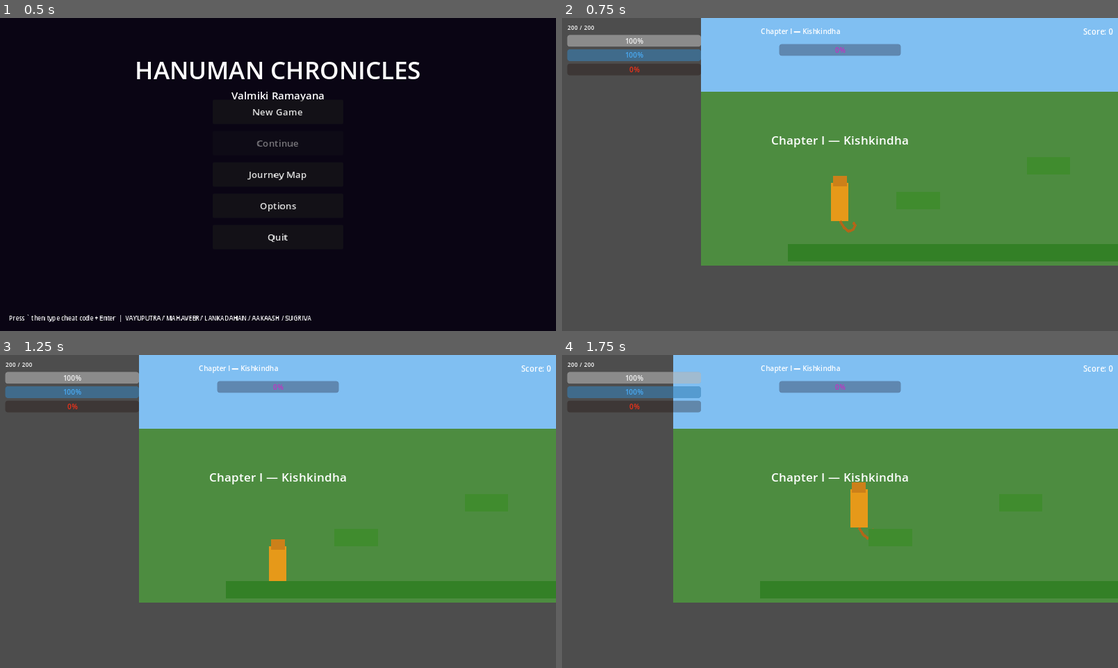
Above: before the commit, frames 1-4 (two rows, left to right).
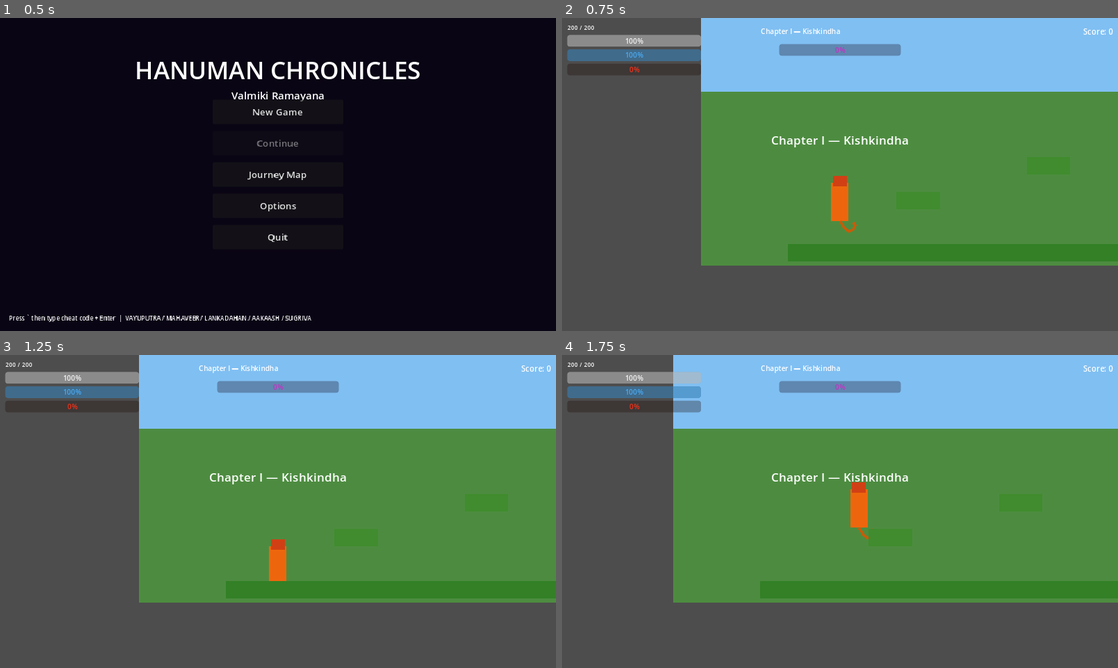
Above: after the commit, the same moments.

Repository: sushritha22496-lang/MediShift
Game: Godot game, scene res://scenes/main_menu.tscn
Same seed, same stepped clock (60 frames per second), same inputs: the game is played once before the commit and once after it.
Inputs:
- Up to frame 1 (0.5 s): no input
- Up to frame 2 (0.75 s): click "New Game" at 0.5 s
- Up to frame 3 (1.25 s): no input
- Up to frame 4 (1.75 s): tap Enter at 1.25 s; hold D (move_right) from 1.28 s (still down); tap Ctrl (attack) at 1.35 s; tap Space (jump) at 1.52 s; tap 1 (mahima) at 1.55 s

Frame 1 is identical in both runs. In frame 2, 0.4% of the frame differs, in the area x 48-52%, y 50-65%; in frame 3, 0.4%; in frame 4, 0.4%, in the area x 51-55%, y 40-56%.

Commit message:
Ground visuals and powers in Valmiki Ramayana source material
Researched traditional Hindu iconography and the canonical ashta siddhis:
- Hanuman recolored to authentic vermilion/saffron (sindoor tradition)
  rather than generic orange-brown
- Ravana's eyes changed to coppery-red per Valmiki's description
- Lanka's golden-city backdrops brightened toward the 'golden hued
  archways, terraces of gold' imagery from Sundara Kanda / Yuddha Kanda
- Added Garima (the 8th ashta siddhi, become immovable/heavy) as a real
  power: knockback immunity, 30% damage reduction, slower movement.
  This is the siddhi Valmiki credits with Bhima being unable to budge
  Hanuman's tail. Unlocked alongside Mahima/Anima/Laghima in Chapter 2.

Diff:
--- a/project.godot
+++ b/project.godot
@@ -90,6 +90,11 @@
 "events": [Object(InputEventKey,"resource_local_to_scene":false,"resource_name":"","device":-1,"window_id":0,"alt_press …(192 unchanged characters)…
 ]
 }
+garima={
+"deadzone": 0.5,
+"events": [Object(InputEventKey,"resource_local_to_scene":false,"resource_name":"","device":-1,"window_id":0,"alt_pressed":false,"shift_pressed":false,"ctrl_pressed":false,"meta_pressed":false,"pressed":false,"keycode":0,"physical_keycode":52,"key_label":0,"unicode":52,"location":0,"echo":false,"script":null)
+]
+}
 pause={
 "deadzone": 0.5,
 "events": [Object(InputEventKey,"resource_local_to_scene":false,"resource_name":"","device":-1,"window_id":0,"alt_press …(195 unchanged characters)…
--- a/scenes/chapters/ch3_lanka_stealth.tscn
+++ b/scenes/chapters/ch3_lanka_stealth.tscn
@@ -44,7 +44,7 @@
 offset_top = 50.0
 offset_right = 3800.0
 offset_bottom = 700.0
-color = Color(0.4, 0.3, 0.05, 1)
+color = Color(0.52, 0.4, 0.09, 1)
 
 [node name="Ground" type="StaticBody2D" parent="."]
 position = Vector2(2000, 700)
--- a/scenes/chapters/ch4_lanka_rampage.tscn
+++ b/scenes/chapters/ch4_lanka_rampage.tscn
@@ -45,7 +45,7 @@
 offset_top = 100.0
 offset_right = 5200.0
 offset_bottom = 700.0
-color = Color(0.35, 0.25, 0.02, 1)
+color = Color(0.45, 0.33, 0.06, 1)
 
 [node name="Ground" type="StaticBody2D" parent="."]
 position = Vector2(1500, 620)
--- a/scenes/enemies/boss_ravana.tscn
+++ b/scenes/enemies/boss_ravana.tscn
@@ -42,7 +42,7 @@
 offset_top = -170.0
 offset_right = 12.0
 offset_bottom = -158.0
-color = Color(1, 0.3, 0, 1)
+color = Color(0.85, 0.35, 0.15, 1)
 
 [node name="CollisionShape2D" type="CollisionShape2D" parent="."]
 position = Vector2(0, -30)
--- a/scenes/player/hanuman.tscn
+++ b/scenes/player/hanuman.tscn
@@ -21,19 +21,19 @@
 offset_top = -56.0
 offset_right = 20.0
 offset_bottom = 32.0
-color = Color(0.9, 0.6, 0.1, 1)
+color = Color(0.93, 0.4, 0.05, 1)
 
 [node name="Head" type="ColorRect" parent="Sprite"]
 offset_left = -16.0
 offset_top = -72.0
 offset_right = 16.0
 offset_bottom = -48.0
-color = Color(0.8, 0.5, 0.1, 1)
+color = Color(0.82, 0.25, 0.08, 1)
 
 [node name="Tail" type="Line2D" parent="Sprite"]
 points = PackedVector2Array(0, 32, 10, 48, 20, 56, 30, 52, 35, 42, 30, 35)
 width = 6.0
-default_color = Color(0.7, 0.4, 0.1, 1)
+default_color = Color(0.78, 0.36, 0.04, 1)
 
 [node name="CollisionShape2D" type="CollisionShape2D" parent="."]
 position = Vector2(0, -8)
--- a/scripts/chapters/Chapter2GreatLeap.gd
+++ b/scripts/chapters/Chapter2GreatLeap.gd
@@ -48,6 +48,7 @@
 	GameManager.unlock_power("mahima")
 	GameManager.unlock_power("anima")
 	GameManager.unlock_power("laghima")
+	GameManager.unlock_power("garima")
 	_show_task("Press [1] to grow (Mahima) — then LEAP across the ocean!")
 	current_task = Task.GROW_AND_LEAP
 	_wait_for_leap()
--- a/scripts/global/GameManager.gd
+++ b/scripts/global/GameManager.gd
@@ -25,6 +25,7 @@
 	"mahima": false,
 	"anima": false,
 	"laghima": false,
+	"garima": false,
 	"tail_fire": false,
 	"vayuvega": false,
 	"sanjeevani_aura": false,
--- a/scripts/player/Hanuman.gd
+++ b/scripts/player/Hanuman.gd
@@ -39,6 +39,7 @@
 var is_climbing: bool = false
 var is_mahima: bool = false
 var is_anima: bool = false
+var is_garima: bool = false
 var on_wall: bool = false
 var facing_right: bool = true
 var rage_meter: float = 0.0
@@ -142,6 +143,8 @@
 		spd *= 0.7
 	if is_anima:
 		spd *= 1.4
+	if is_garima:
+		spd *= 0.4
 
 	if not is_flying and not is_climbing:
 		velocity.x = lerpf(velocity.x, dir * spd, 12.0 * delta)
@@ -238,6 +241,8 @@
 	if Input.is_action_just_pressed("tail_fire") and \
 	   (GameManager.has_power("tail_fire") or fire_mode_permanent):
 		_activate_tail_fire()
+	if Input.is_action_just_pressed("garima") and GameManager.has_power("garima"):
+		_toggle_garima()
 
 func _toggle_mahima() -> void:
 	if is_anima:
@@ -252,6 +257,11 @@
 	is_anima = !is_anima
 	AudioManager.play_sfx("anima")
 	power_used.emit("anima")
+
+func _toggle_garima() -> void:
+	is_garima = !is_garima
+	AudioManager.play_sfx("mahima")
+	power_used.emit("garima")
 
 func _activate_tail_fire() -> void:
 	tail_hitbox.monitoring = true
@@ -361,6 +371,8 @@
 func take_damage(amount: float, source_pos: Vector2 = Vector2.ZERO) -> void:
 	if god_mode or is_dashing:
 		return
+	if is_garima:
+		amount *= 0.7
 	health = maxf(health - amount, 0.0)
 	health_changed.emit(health, max_health)
 	_knockback(source_pos)
@@ -374,6 +386,8 @@
 	AudioManager.play_sfx("sanjeevani")
 
 func _knockback(from: Vector2) -> void:
+	if is_garima:
+		return
 	var dir := (global_position - from).normalized()
 	velocity += dir * 300.0
 
Not shown, changed: docs/index.html
Not shown, changed: docs/index.pck
Not shown, changed: docs/index.service.worker.js
